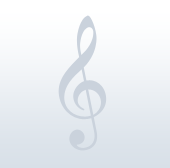
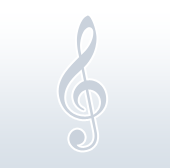
Revision of a layered 170 × 168 image; what changed, layer by layer:
pixels changed over (56, 29, 109, 153) (layer not identified)
